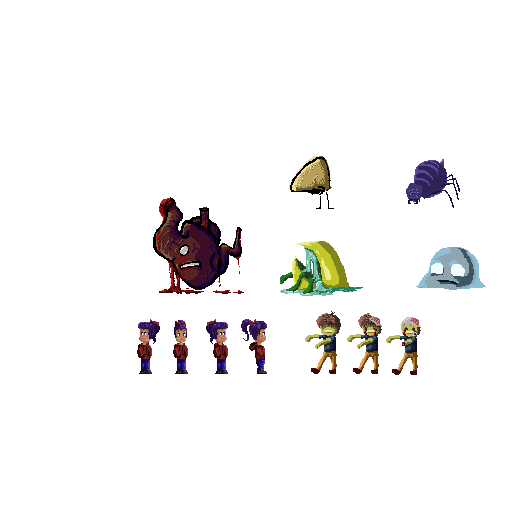
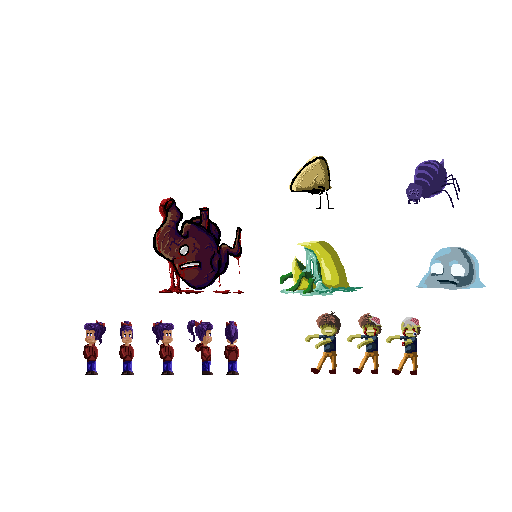
The second w=512, h=512 image is a revision of the first. Changes to its layers:
painted on "Layer 6" over [83,319,267,375]
